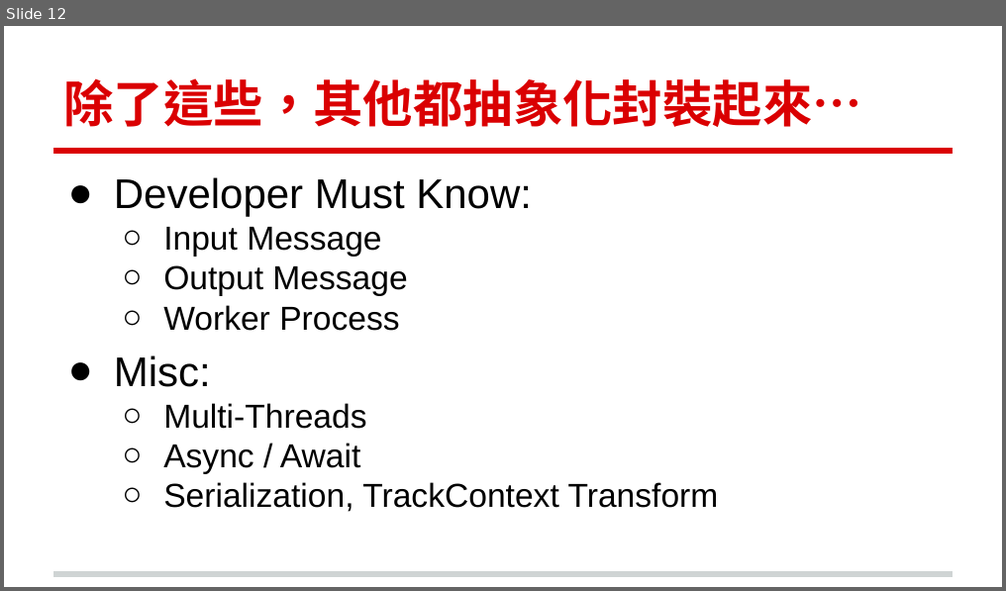
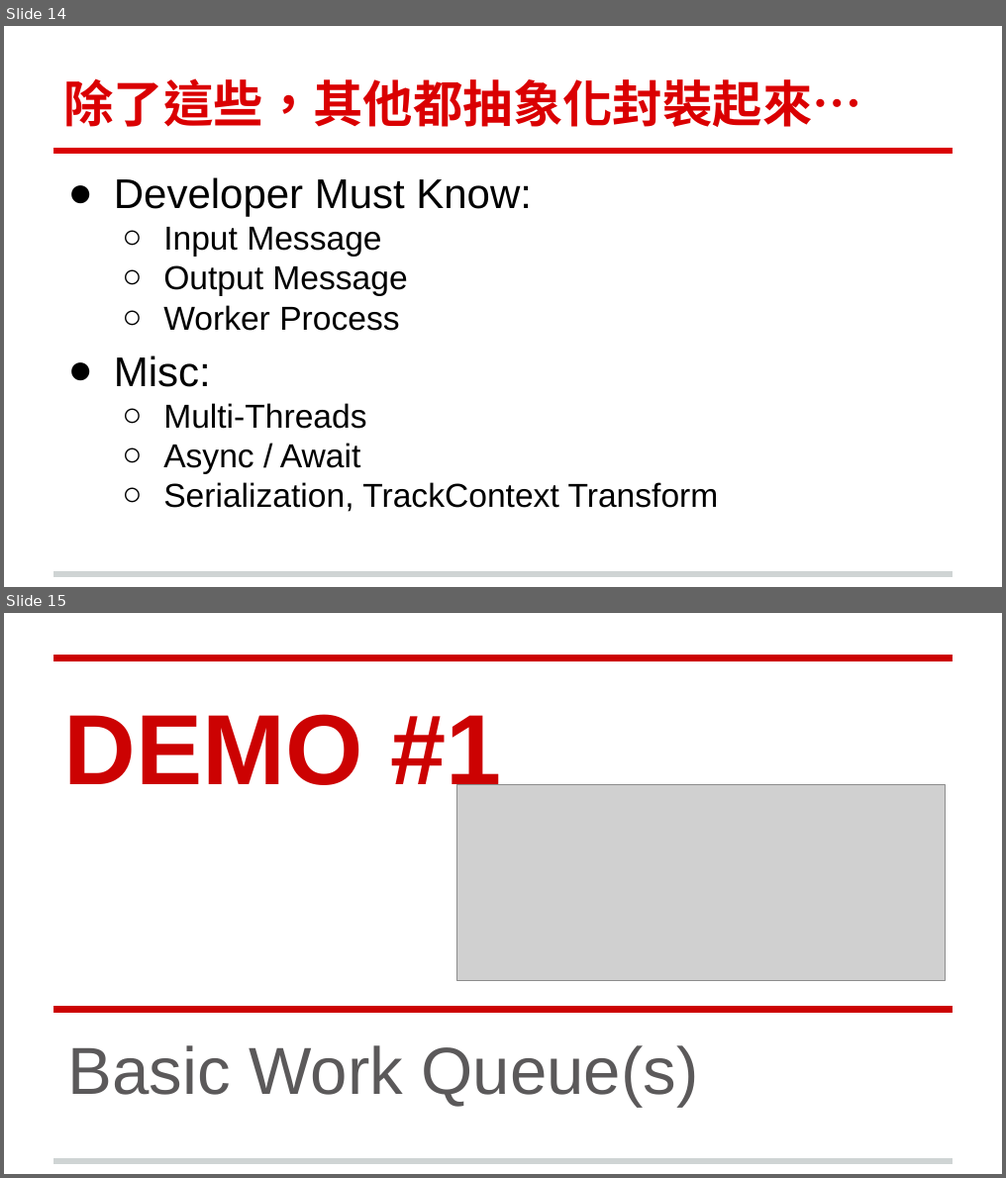
Before and after one commit to andrew0928/Meetup, a slide deck: 20190123.MessageQueueRPC/91APP-MessageQueueRPC-20190123.pptx. Shown one above the other, each under a label of ours: slide 12 before the commit, slides 14 and 15 after it. The pictures are 1006x591 and 1006x1178 pixels, drawn with LibreOffice and Linux fonts; fonts in the diff are those of the drawing; grey boxes stand for pictures; background and template pictures are left out. Boxes give left, top, right and bottom in pixels: in the first picture for what was removed or moved away, otherwise in the second. Text is boxed around its words. In the diff, an @@ line names an element or a change of style, - is before the commit and + after.

```diff
--- a/20190123.MessageQueueRPC/91APP-MessageQueueRPC-20190123.pptx
+++ b/20190123.MessageQueueRPC/91APP-MessageQueueRPC-20190123.pptx
@@ slide 15 added at [4, 613, 1002, 1174], background #FFFFFF; not listed: 1 template element that a slide beside it also shows @@
@@ line added from (54, 658) to (952, 658), #CC0202 4.5 pt @@
@@ title added at [63, 714, 502, 802], 72 pt, text #CC0202, bold @@
+DEMO #1
@@ picture added at [457, 784, 945, 980] @@
@@ line added from (54, 1009) to (952, 1009), #CC0202 4.5 pt @@
@@ subtitle added at [68, 1046, 699, 1107], 48 pt, text #5B595A @@
+Basic Work Queue(s)
@@ what was slide 12 is now slide 14 @@
```
Also in this commit, not shown: 1 slide changed, 14 other slides added, 1 slide removed.
